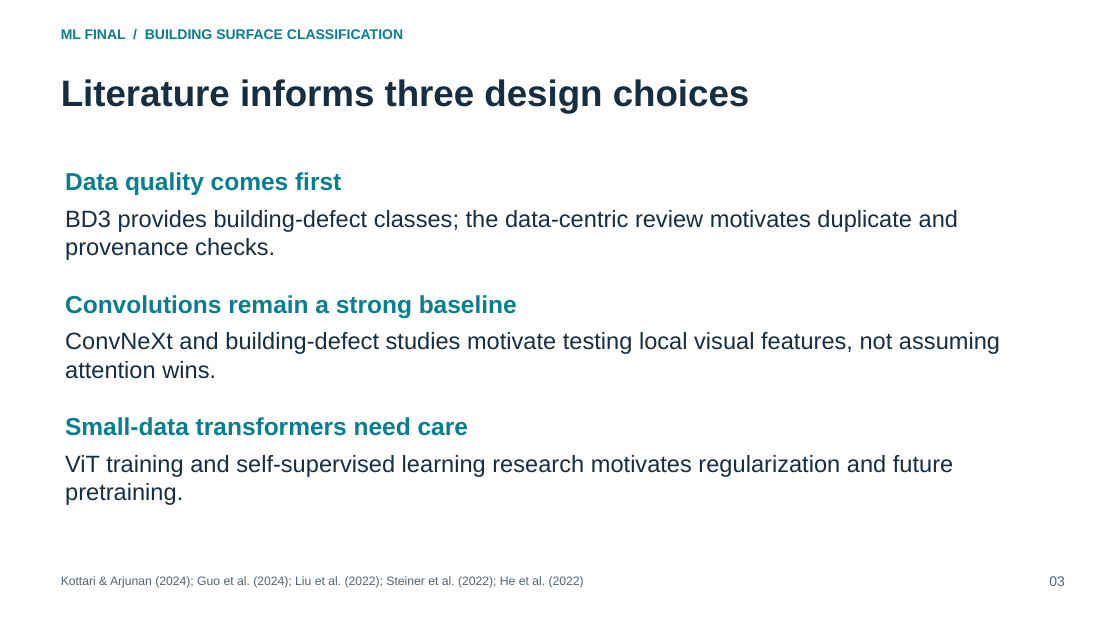
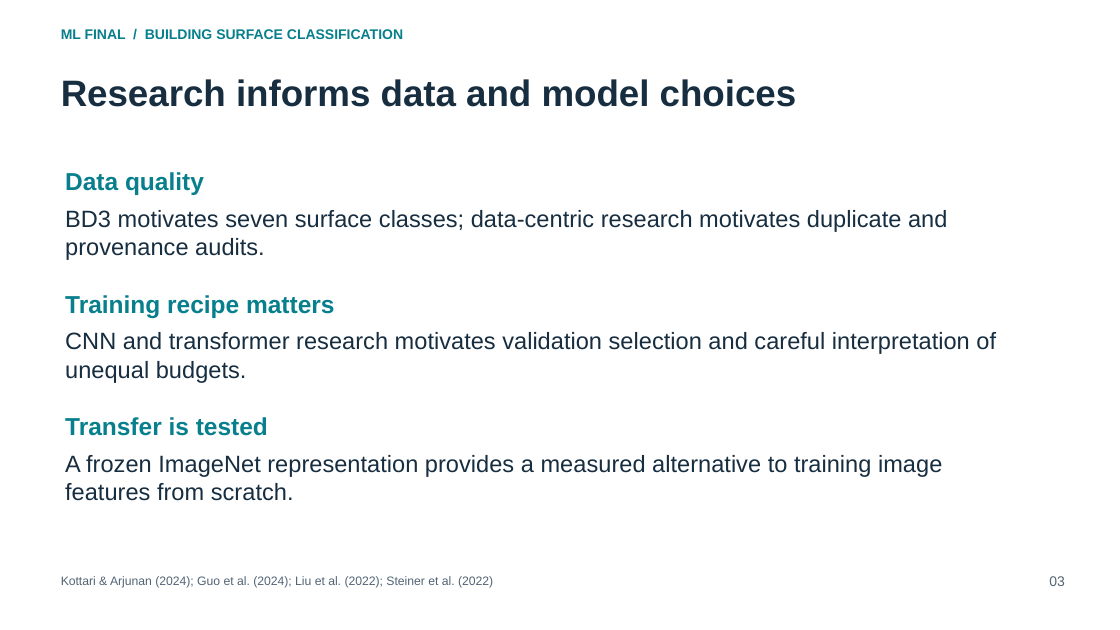
Before and after one commit to darau77/Finalski, a slide deck: slide 3 of docs/Final_Presentation.pptx. Drawn at 1120x630 pixels with LibreOffice and Linux fonts; fonts in the diff are those of the drawing. Boxes give left, top, right and bottom in pixels: in the first picture for what was removed or moved away, otherwise in the second. Text is boxed around its words. In the diff, an @@ line names an element or a change of style, - is before the commit and + after.

```diff
--- a/docs/Final_Presentation.pptx
+++ b/docs/Final_Presentation.pptx
@@ text at (x1=61, y1=79, x2=797, y2=107): text changed @@
-Literature informs three design choices
+Research informs data and model choices
@@ text at (x1=65, y1=172, x2=204, y2=195): text changed @@
-Data quality comes first
+Data quality
@@ text at (x1=65, y1=210, x2=947, y2=260): text changed @@
-BD3 provides building-defect classes; the data-centric review motivates duplicate and provenance checks.
+BD3 motivates seven surface classes; data-centric research motivates duplicate and provenance audits.
@@ text at (x1=65, y1=295, x2=334, y2=318): text changed @@
-Convolutions remain a strong baseline
+Training recipe matters
@@ text at (x1=65, y1=332, x2=996, y2=383): text changed @@
-ConvNeXt and building-defect studies motivate testing local visual features, not assuming attention wins.
+CNN and transformer research motivates validation selection and careful interpretation of unequal budgets.
@@ text at (x1=65, y1=417, x2=268, y2=436): text changed @@
-Small-data transformers need care
+Transfer is tested
@@ text at (x1=65, y1=455, x2=942, y2=501): text changed @@
-ViT training and self-supervised learning research motivates regularization and future pretraining.
+A frozen ImageNet representation provides a measured alternative to training image features from scratch.
@@ text at (x1=61, y1=576, x2=493, y2=588): text changed @@
-Kottari & Arjunan (2024); Guo et al. (2024); Liu et al. (2022); Steiner et al. (2022); He et al. (2022)
+Kottari & Arjunan (2024); Guo et al. (2024); Liu et al. (2022); Steiner et al. (2022)
```
Also in this commit, not shown: 18 other slides changed, 4 slides added, 1 slide removed, 25 other files.
